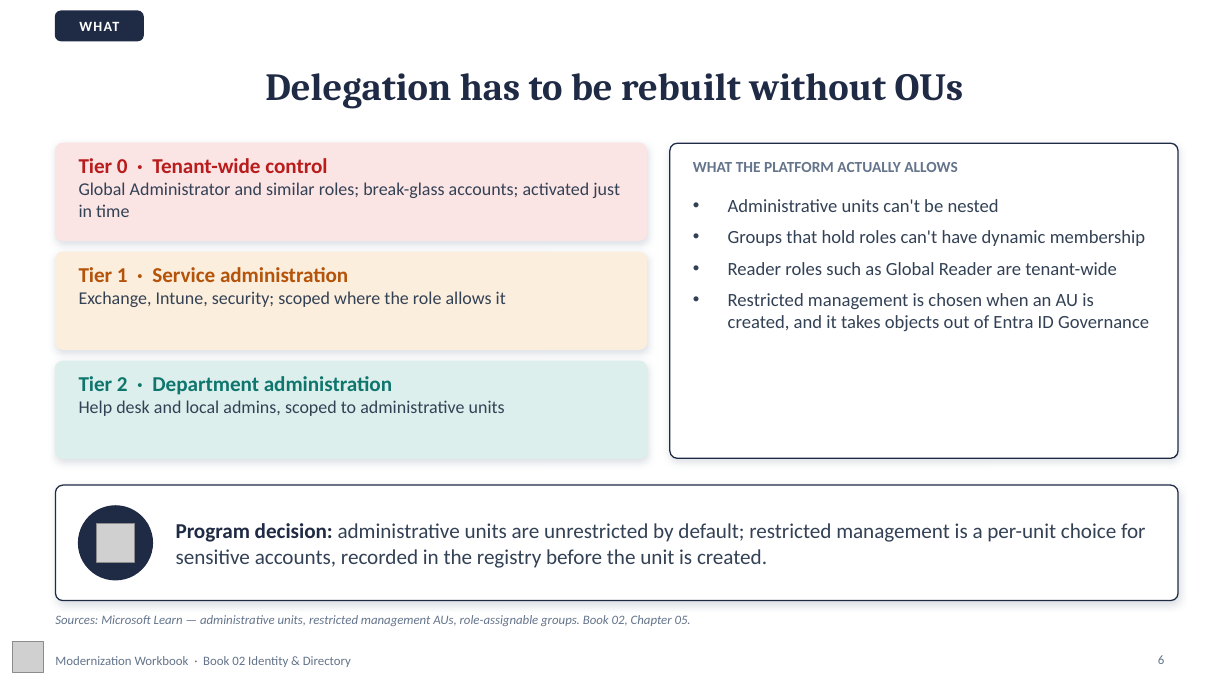
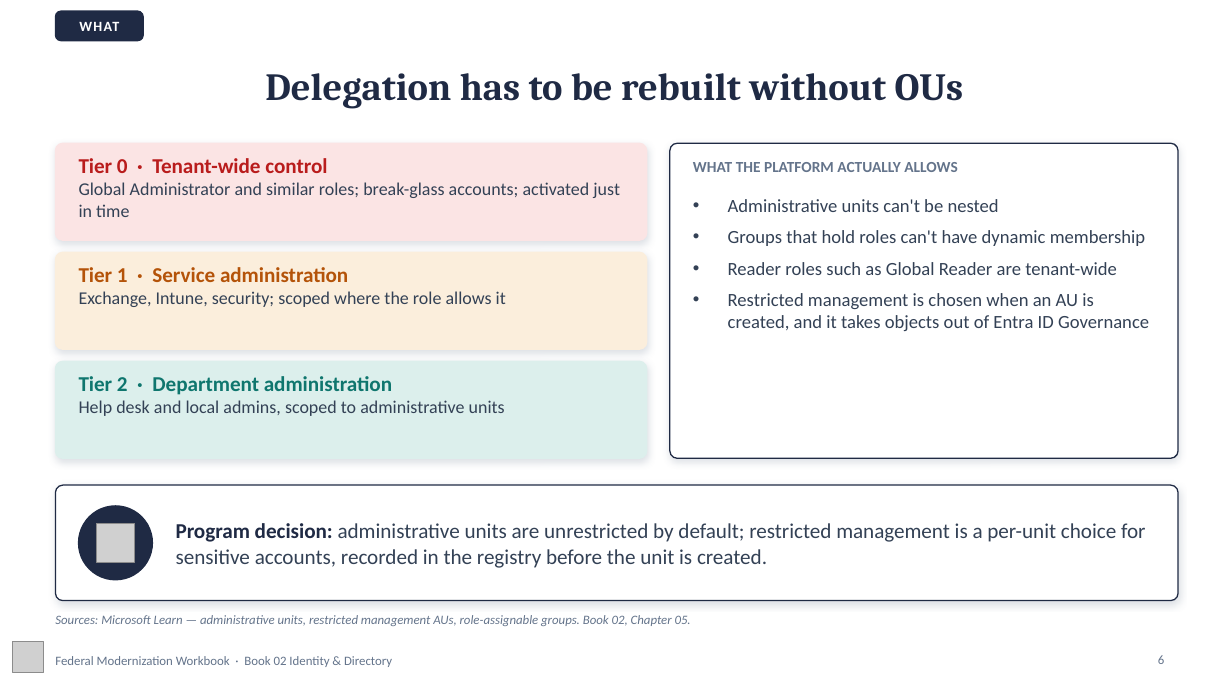
Before and after one commit to WhalerMike/modernization-workbook, a slide deck: slide 6 of presentations/b02-identity/B02_Identity_Narrated.pptx. Drawn at 1232x693 pixels with LibreOffice and Linux fonts; fonts in the diff are those of the drawing; grey boxes stand for pictures; background and template pictures are left out. Boxes give left, top, right and bottom in pixels: in the first picture for what was removed or moved away, otherwise in the second. Text is boxed around its words. In the diff, an @@ line names an element or a change of style, - is before the commit and + after.

```diff
--- a/presentations/b02-identity/B02_Identity_Narrated.pptx
+++ b/presentations/b02-identity/B02_Identity_Narrated.pptx
@@ text at <box>55,656,392,667</box>: text changed @@
-Modernization Workbook · Book 02 Identity & Directory
+Federal Modernization Workbook · Book 02 Identity & Directory
```
Also in this commit, not shown: 10 other slides changed, 19 other files.
